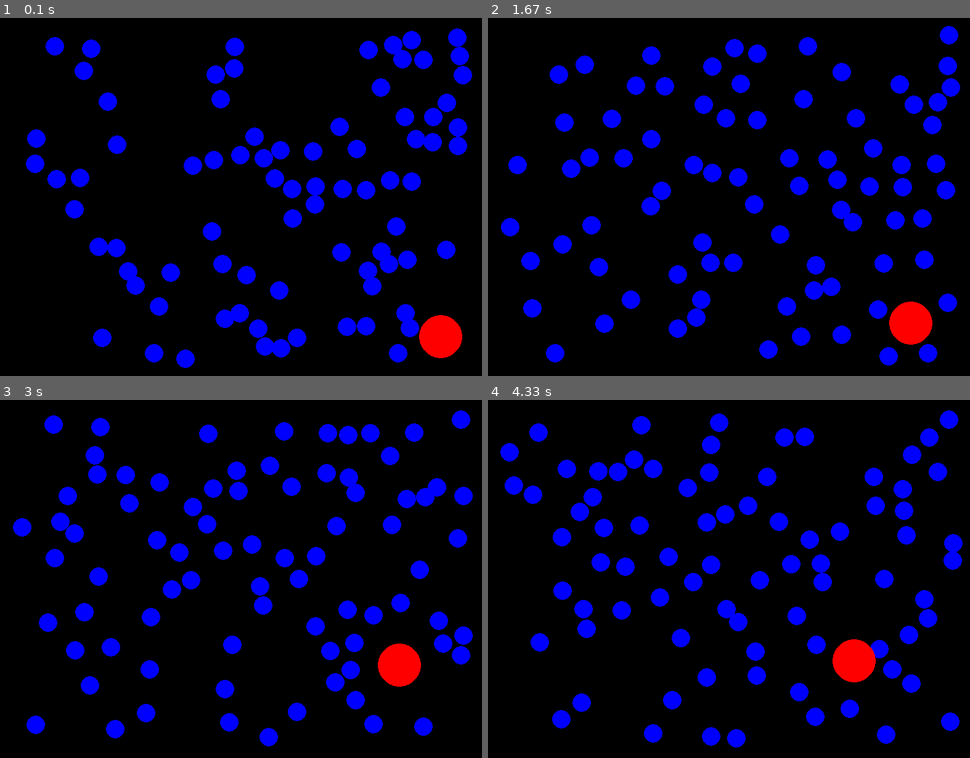
Above: before the commit, frames 1-4 (two rows, left to right).
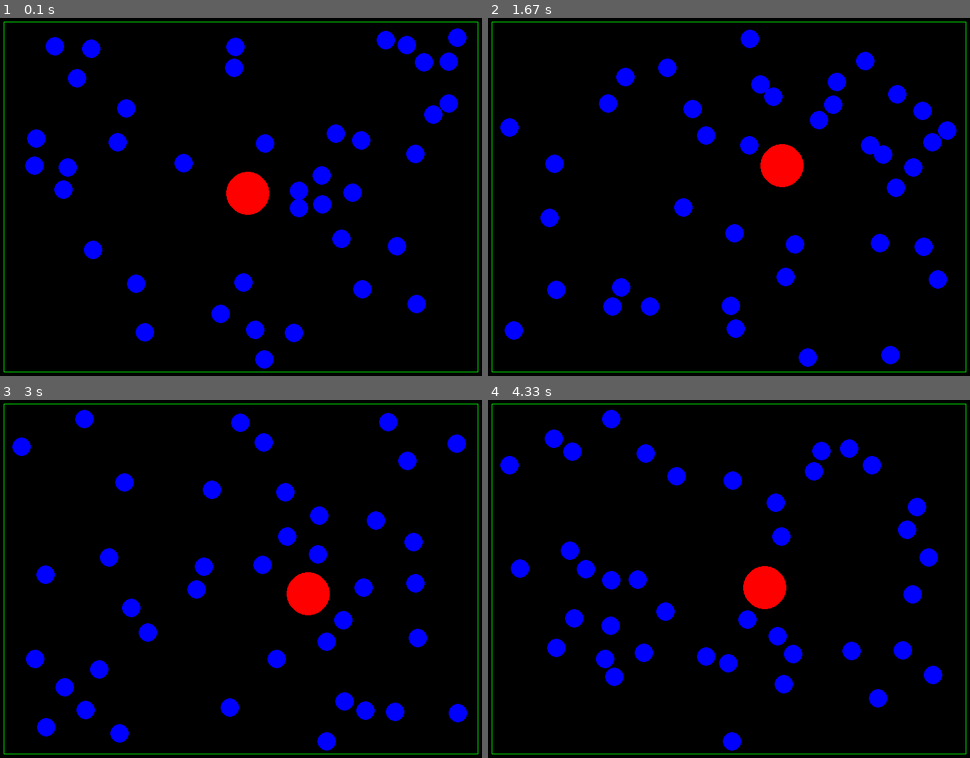
Above: after the commit, the same moments.

Repository: SarthakNarayan/Pygame
Game: pygame game, started from SimulationNoForceCalc.py
Same seed, same stepped clock (60 frames per second), same inputs: the game is played once before the commit and once after it.
Inputs:
- Up to frame 1 (0.1 s): no input
- Up to frame 2 (1.67 s): hold Right 0.33-0.8 s; hold Up 0.83-1.13 s; hold Right 1.17-1.63 s
- Up to frame 3 (3 s): hold Left 1.67-2.2 s; hold Down 2.23-2.53 s; hold Left 2.57-2.97 s
- Up to frame 4 (4.33 s): hold Up 3-3.37 s; hold Right 3.4-4.03 s; hold Down from 4.07 s (still down)

The runs differ from the first frame. In frame 1, 14% of the frame differs, in the area x 0-100%, y 1-99%; in frame 2, 19%; in frame 3, 19%; in frame 4, 19%.

Commit message:
Boundary and manual control added

Diff:
--- a/SimulationNoForceCalc.py
+++ b/SimulationNoForceCalc.py
@@ -10,6 +10,7 @@
 
 # initializing the frame
 Surface = pygame.display.set_mode((width,height))
+pygame.display.set_caption("Brownian Motion Simulation")
 clock = pygame.time.Clock()
 Circles = []
 
@@ -30,16 +31,19 @@
 class BigCircle:
     def __init__(self):
         self.radius = 35
+        # Random spawning
         # self.x = random.randint(self.radius, width-self.radius-10)
         # self.y = random.randint(self.radius, height-self.radius-10)
-        self.x = 750
-        self.y = 50
+
+        # Making sure it spawns at the center
+        self.x = width/2
+        self.y = height/2
         self.mass = math.sqrt(self.radius)/2
         self.speedx = 1*(random.random()+1.0)/self.mass
         self.speedy = 1*(random.random()+1.0)/self.mass
 
 # no of small or large circles required in simulation
-no_of_small_circles = 80
+no_of_small_circles = 40
 no_of_large_circles = 1
 
 # Creating small circles
@@ -159,6 +163,7 @@
 # Function for drawing the circles
 def Draw():
     Surface.fill((0,0,0))
+    pygame.draw.rect(Surface, (0,255,0), (15,15,770,570), 1)
     for Circle in Circles[:-no_of_large_circles]:
         pygame.draw.circle(Surface,(0,0,255),(int(Circle.x),int(height-Circle.y)),Circle.radius)
     for Circle in Circles[-no_of_large_circles:]:
@@ -167,6 +172,7 @@
 
 # Function for getting keyboard input
 def GetInput():
+    Circle = Circles[-1]
     keystate = pygame.key.get_pressed()
     for event in pygame.event.get():
         if event.type == pygame.QUIT:
@@ -177,6 +183,19 @@
                     pygame.quit()
                     sys.exit()
 
+                # Keys for manually controlling the red ball
+                # Use only when it gets stuck somewhere
+                if event.key == pygame.K_LEFT:
+                    Circle.x -= 20
+                if event.key == pygame.K_RIGHT:
+                    Circle.x += 20
+                if event.key == pygame.K_UP:
+                    Circle.y += 20
+                if event.key == pygame.K_DOWN:
+                    Circle.y -= 20
+
+
+
 def main():
     while True:
         GetInput()
